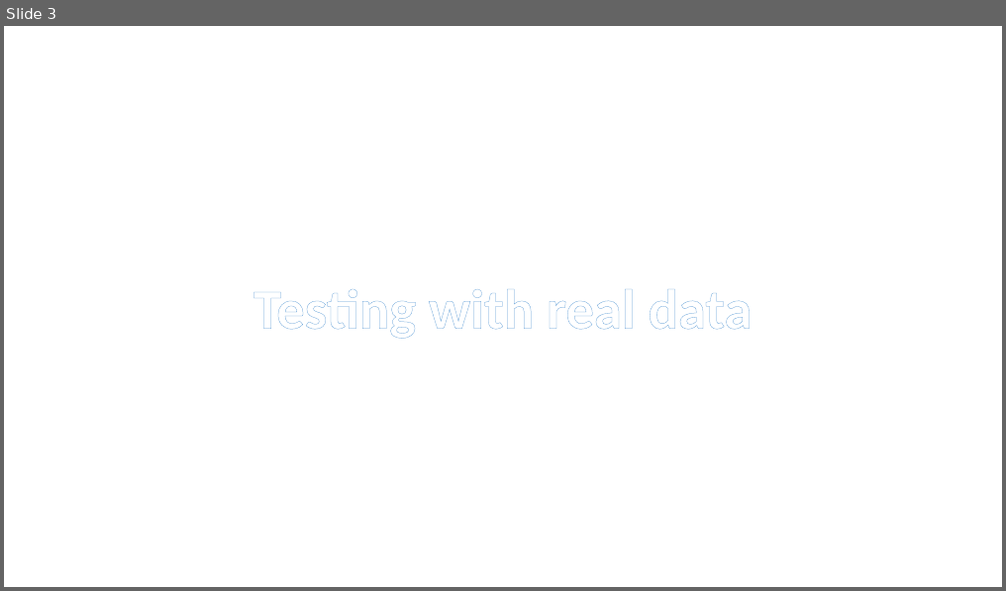
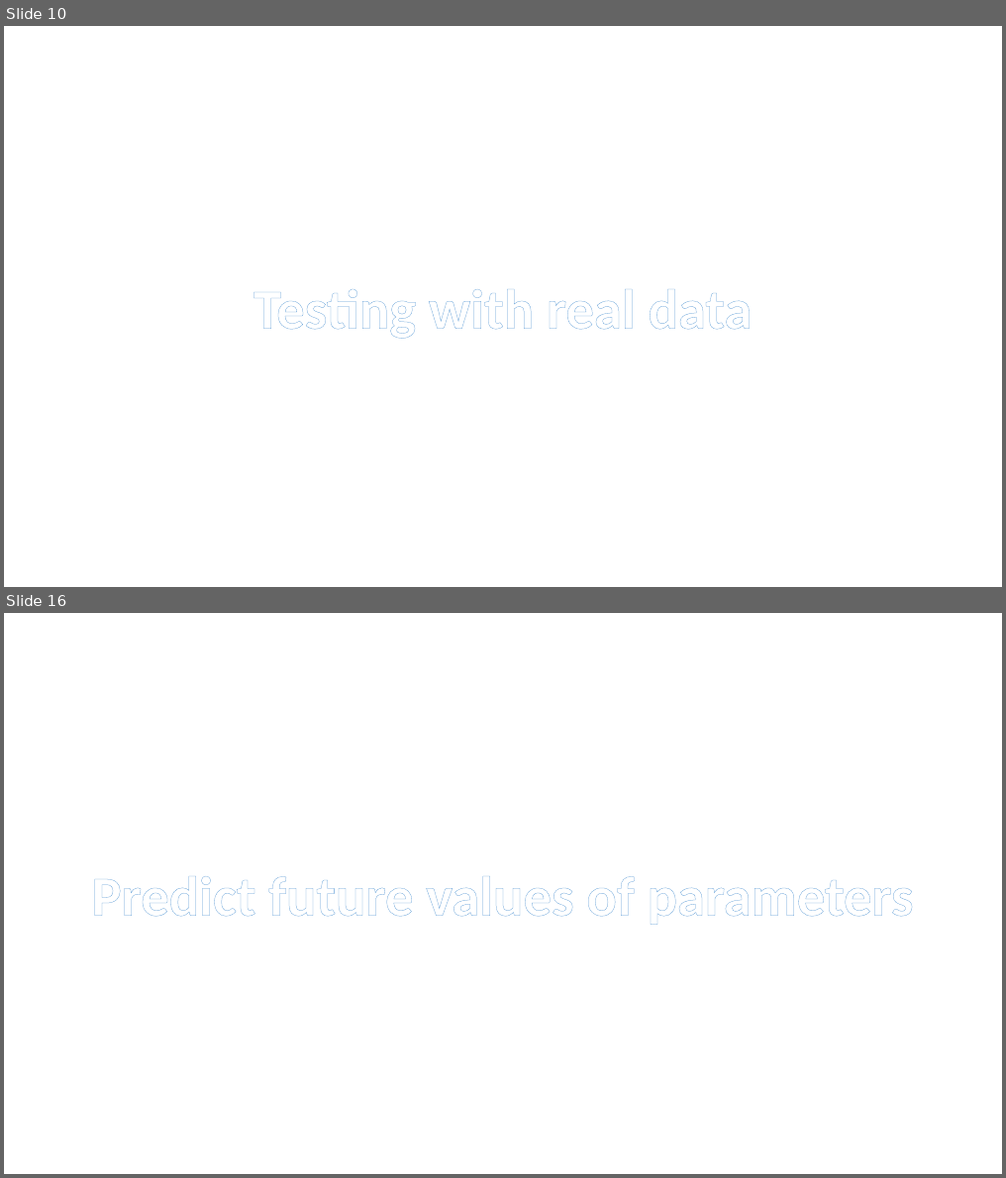
Before and after one commit to andreplima/covidsims, a slide deck: presentation/Solution to the SIRD Inverse problem.pptx. Shown one above the other, each under a label of ours: slide 3 before the commit, slides 10 and 16 after it; the slides between them are not shown. The pictures are 1006x591 and 1006x1178 pixels, drawn with LibreOffice and Linux fonts; fonts in the diff are those of the drawing. Boxes give left, top, right and bottom in pixels: in the first picture for what was removed or moved away, otherwise in the second. Text is boxed around its words. In the diff, an @@ line names an element or a change of style, - is before the commit and + after.

```diff
--- a/presentation/Solution to the SIRD Inverse problem.pptx
+++ b/presentation/Solution to the SIRD Inverse problem.pptx
@@ slide 16 added at (4,613,1002,1174), background #FFFFFF @@
@@ text added at (92,876,914,925), 54 pt, text pattern #9DC3E6 on #FFFFFF, bold @@
+Predict future values of parameters
@@ what was slide 3 is now slide 10 @@
```
Also in this commit, not shown: 3 slides changed, 12 other slides added, 6 slides removed, 15 other files.
